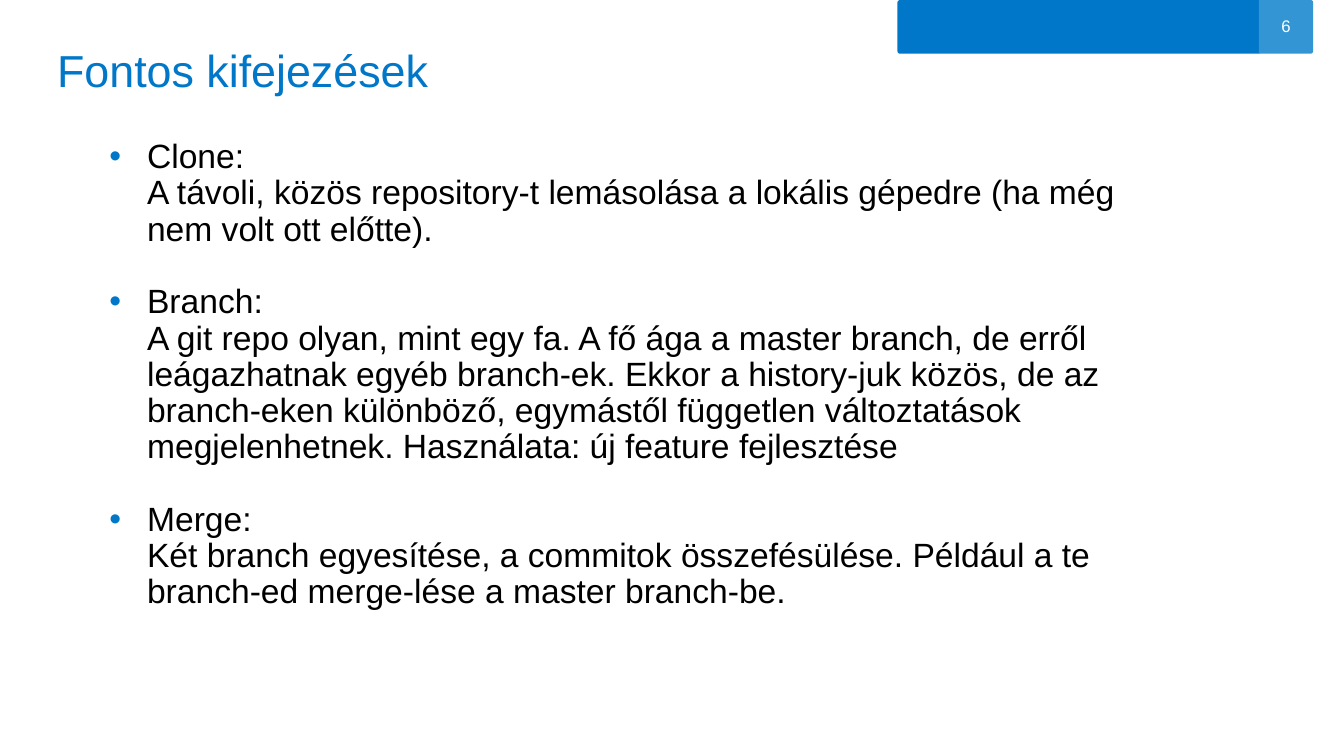
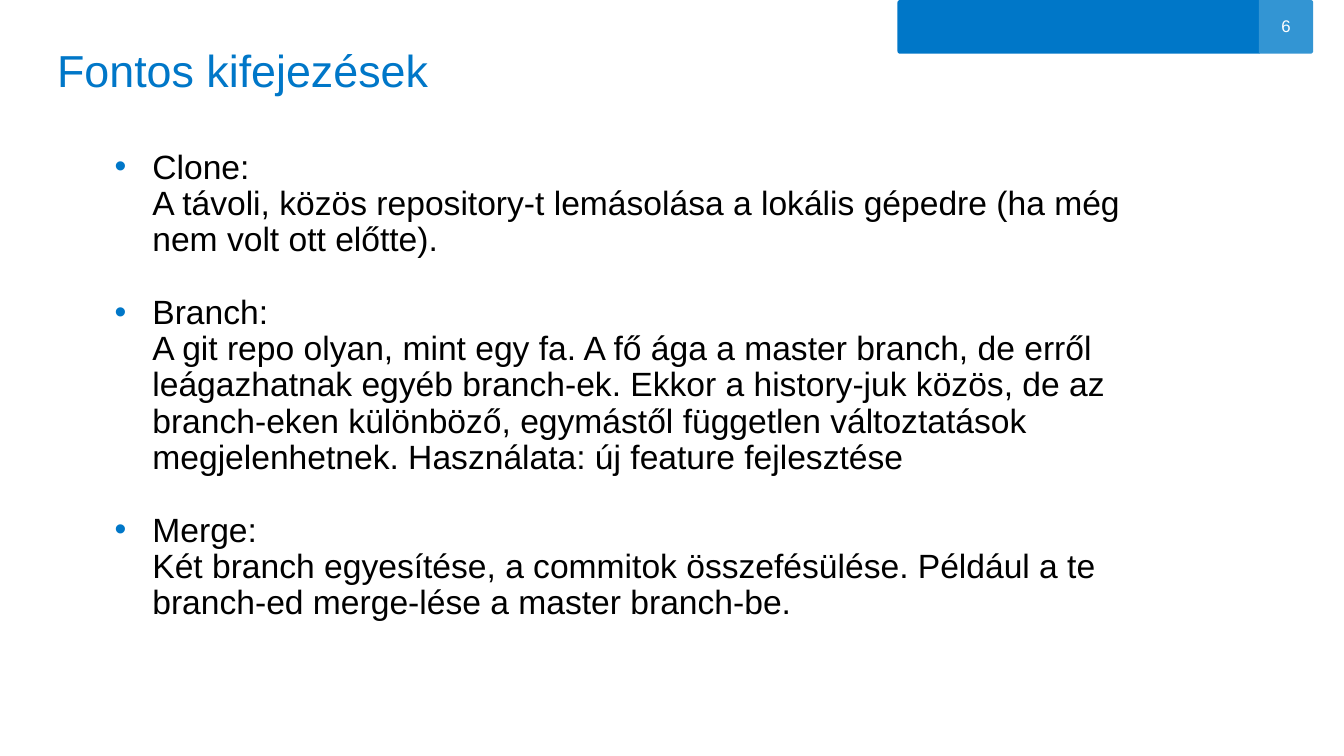
Before and after one commit to oerika1988/aegon-git-tutorial, a slide deck: slide 6 of GIT.pptx. Drawn at 1344x756 pixels with LibreOffice and Linux fonts; fonts in the diff are those of the drawing; background and template pictures are left out. Boxes give left, top, right and bottom in pixels: in the first picture for what was removed or moved away, otherwise in the second. Text is boxed around its words. In the diff, an @@ line names an element or a change of style, - is before the commit and + after.

```diff
--- a/GIT.pptx
+++ b/GIT.pptx
@@ text "Clone: A távoli, közös repository‑t ...": place and size @@
-text "Clone: A távoli, közös repository‑t ..." at <box>147,143,1114,610</box>
+text "Clone: A távoli, közös repository‑t ..." at <box>152,154,1119,621</box>
```
Also in this commit, not shown: 8 other slides changed.
